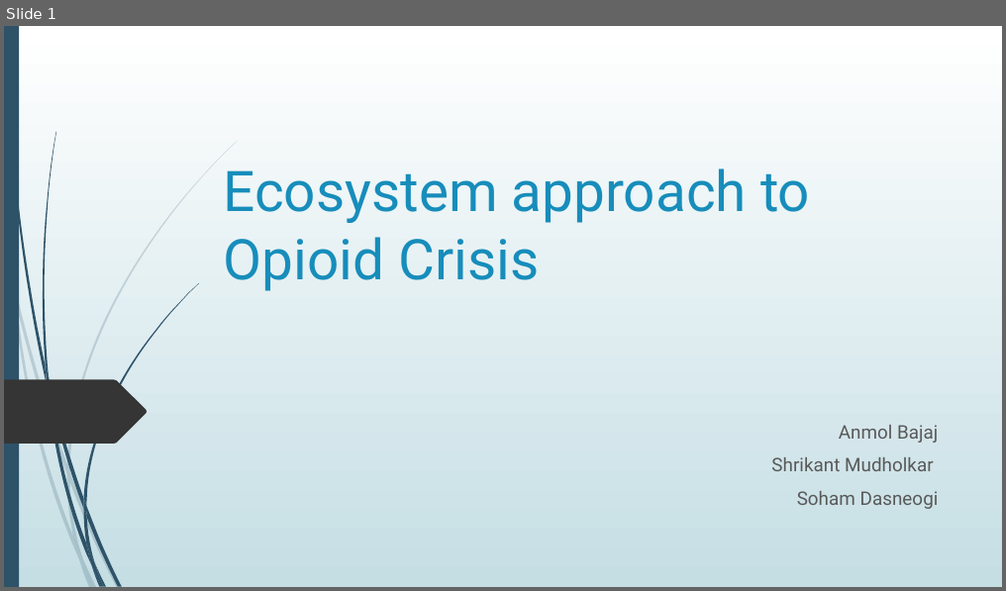
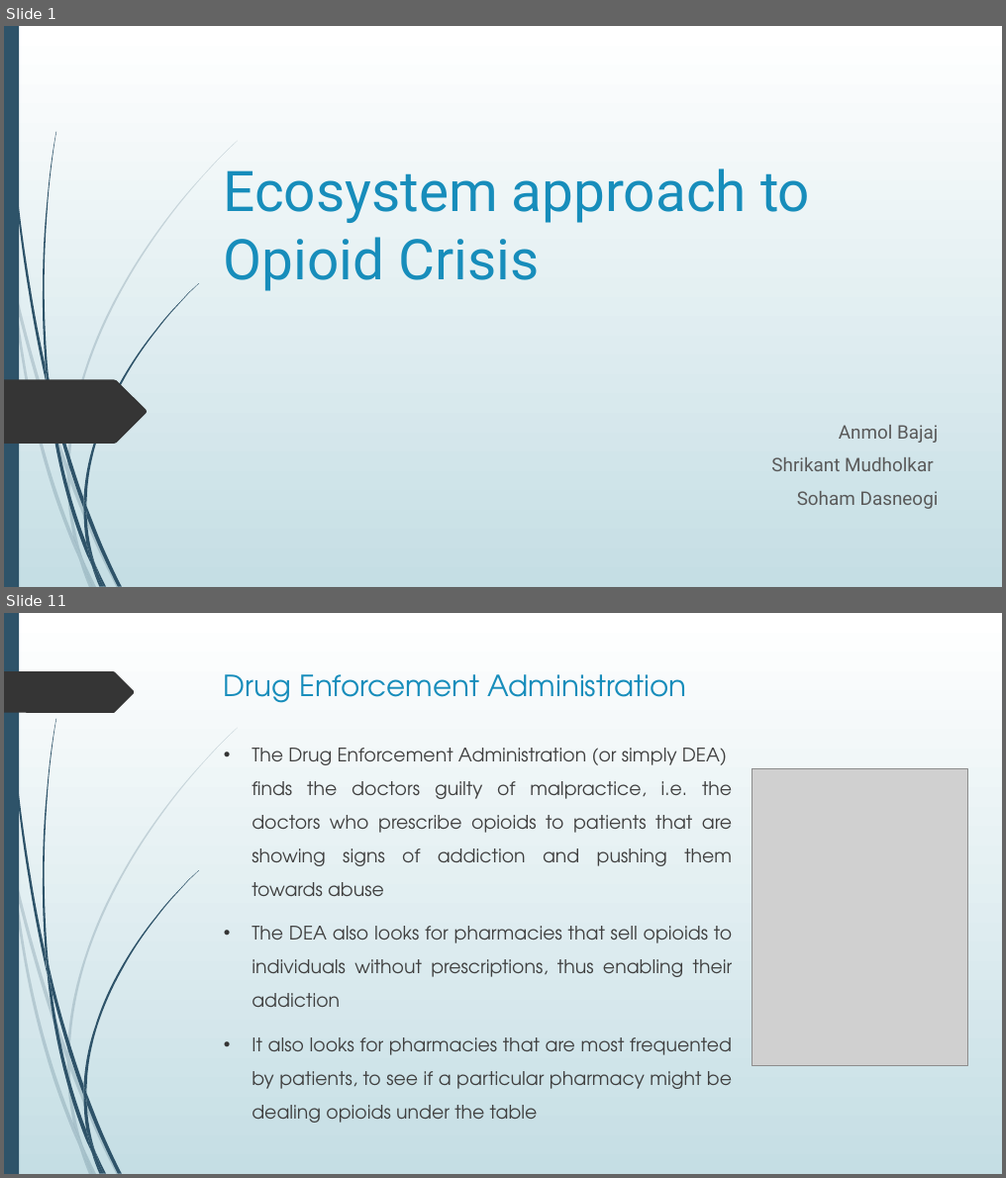
Before and after one commit to shrican/ecosystem-approach-to-opioid-crisis, a slide deck: Ecosystem approach to Opioid Crisis.pptx. Shown one above the other, each under a label of ours: slide 1 before the commit, slides 1 and 11 after it; the slides between them are not shown. The pictures are 1006x591 and 1006x1178 pixels, drawn with LibreOffice and Linux fonts; fonts in the diff are those of the drawing; grey boxes stand for pictures. Boxes give left, top, right and bottom in pixels: in the first picture for what was removed or moved away, otherwise in the second. Text is boxed around its words. In the diff, an @@ line names an element or a change of style, - is before the commit and + after.

```diff
--- a/Ecosystem approach to Opioid Crisis.pptx
+++ b/Ecosystem approach to Opioid Crisis.pptx
@@ slide 11 added at [4,613,1002,1174], background gradient #FFFFFF to #C5DEE5; not listed: 23 template elements that a slide beside it also shows @@
@@ freeform shape added at [4,671,135,713], fill #353535 @@
@@ title added at [224,674,687,703], 28 pt, text #178DBB @@
+Drug Enforcement Administration
@@ text added at [252,748,733,1123], 18 pt, text #404040 @@
+• The Drug Enforcement Administration (or simply DEA) finds the doctors guilty of malpractice, i.e. the doctors who prescribe opioids to patients that are showing signs of addiction and pushing them towards abuse
+• The DEA also looks for pharmacies that sell opioids to individuals without prescriptions, thus enabling their addiction
+• It also looks for pharmacies that are most frequented by patients, to see if a particular pharmacy might be dealing opioids under the table
@@ picture added at [751,768,967,1065] @@
```
Also in this commit, not shown: 4 slides changed, 10 other slides added, 5 slides removed, 4 other files.
